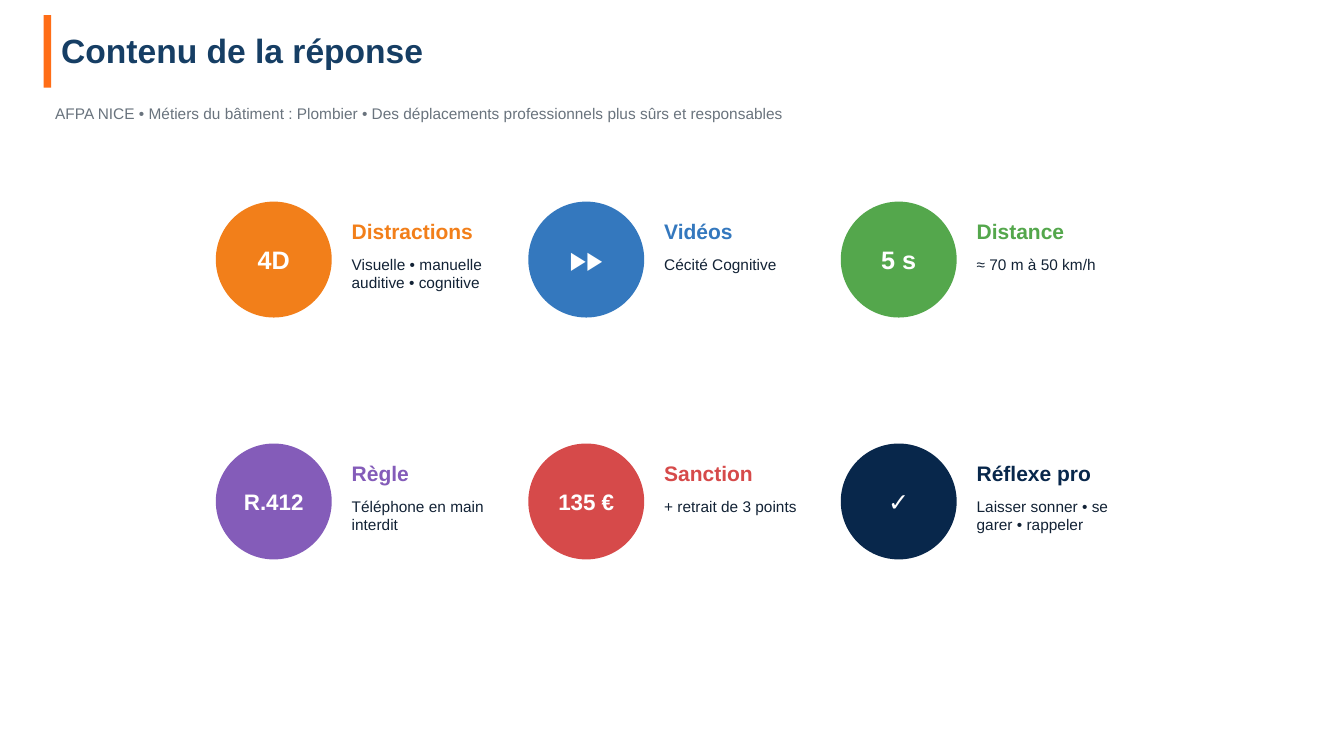
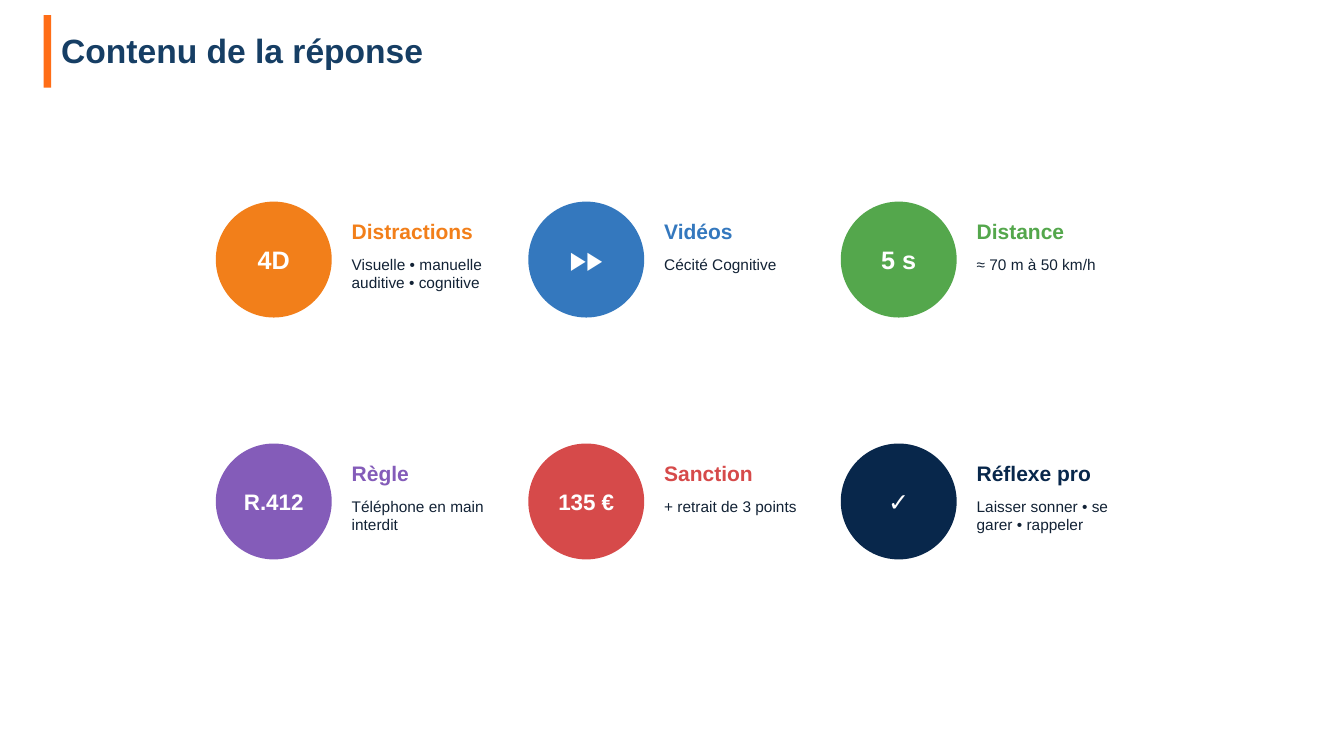
Before and after one commit to SamEva-dev/Memoir-TP-ECSR, a slide deck: slide 11 of Memoire_presentation.pptx. Drawn at 1344x756 pixels with LibreOffice and Linux fonts; fonts in the diff are those of the drawing; background and template pictures are left out. Boxes give left, top, right and bottom in pixels: in the first picture for what was removed or moved away, otherwise in the second. Text is boxed around its words. In the diff, an @@ line names an element or a change of style, - is before the commit and + after.

```diff
--- a/Memoire_presentation.pptx
+++ b/Memoire_presentation.pptx
@@ text removed at [55,107,783,122] @@
-AFPA NICE • Métiers du bâtiment : Plombier • Des déplacements professionnels plus sûrs et responsables
```
Also in this commit, not shown: 3 other slides changed, 11 other files.
